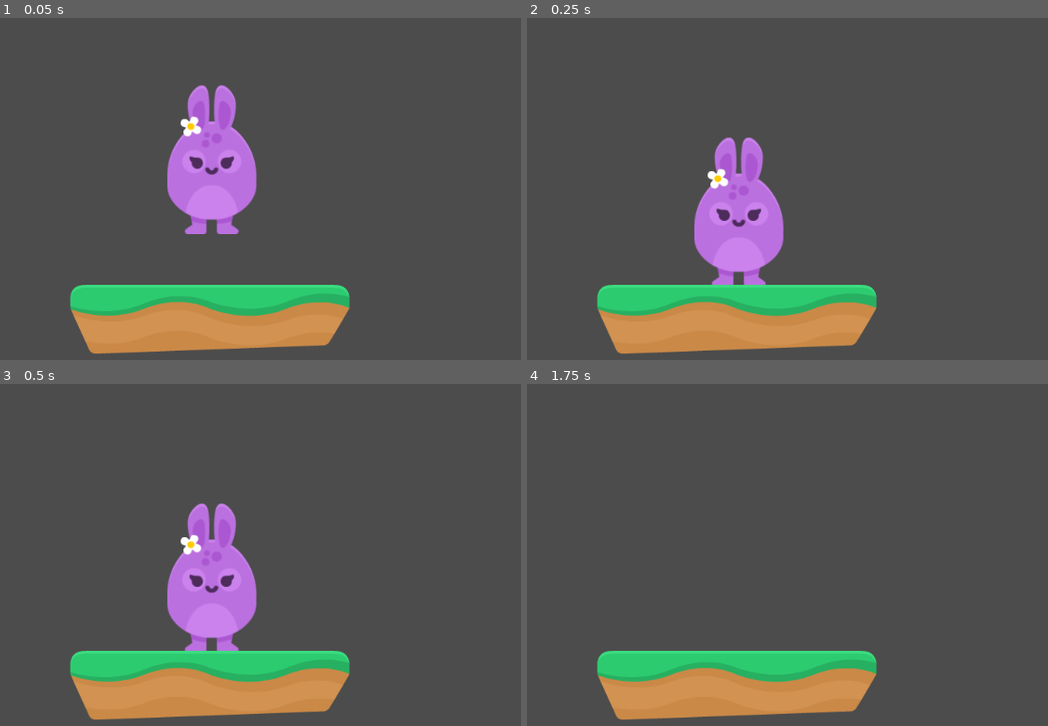
Above: before the commit, frames 1-4 (two rows, left to right).
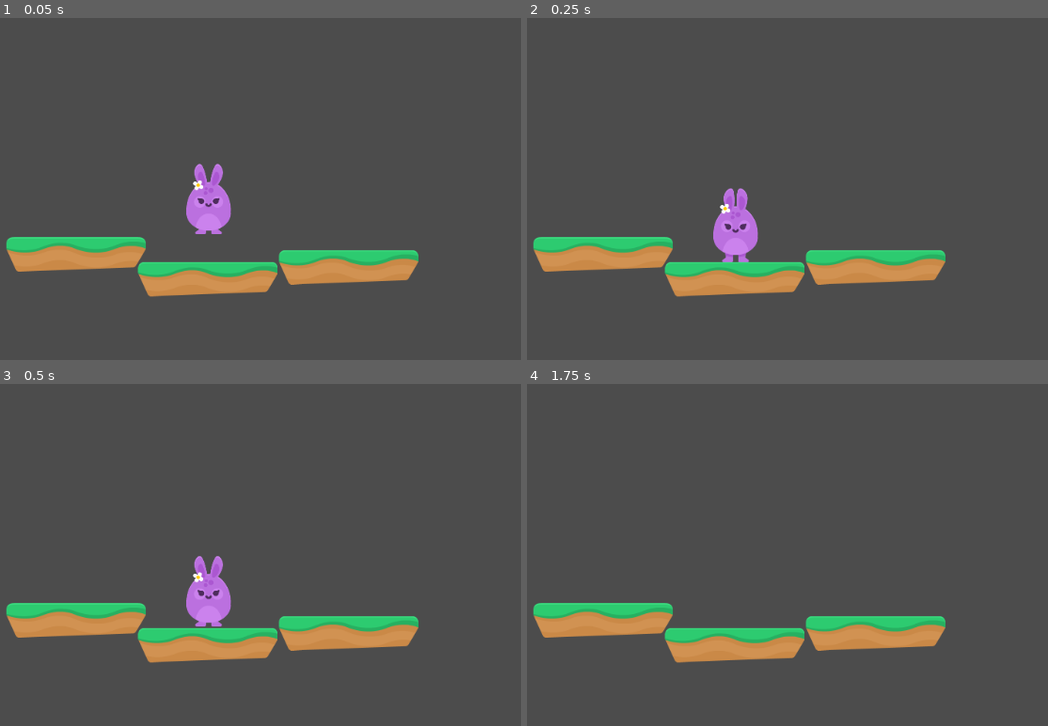
Above: after the commit, the same moments.

Repository: akulkarni3472/DiscoveringGodot
Game: Godot game, scene res://Levels/Level1.tscn
Two runs of this game, one before a commit and one after it. Both use one fixed random seed, a clock stepped at 60 frames per second and the inputs below.
Inputs:
- Up to frame 1 (0.05 s): no input
- Up to frame 2 (0.25 s): no input
- Up to frame 3 (0.5 s): no input
- Up to frame 4 (1.75 s): hold W (jump) 0.53-1.28 s; hold D (right) from 0.53 s (still down); tap W (jump) at 1.35, 1.52 s

The runs differ from the first frame. In frame 1, 21% of the frame differs, in the area x 1-81%, y 19-99%; in frame 2, 20%; in frame 3, 20%; in frame 4, 16%.

Commit message:
Added animation

Diff:
--- a/2HoppyDays/Levels/Level1.tscn
+++ b/2HoppyDays/Levels/Level1.tscn
@@ -11,7 +11,8 @@
 
 [node name="Player" parent="." instance=ExtResource( 1 )]
 position = Vector2( 519, 173 )
-jump_speed = 2000
+move_speed = 1500
+jump_speed = 3000
 
 [node name="Floor" type="StaticBody2D" parent="."]
 position = Vector2( 516, 411 )
@@ -27,3 +28,38 @@
 position = Vector2( 0, -29 )
 rotation = -1.5708
 shape = SubResource( 1 )
+
+[node name="Floor2" type="StaticBody2D" parent="."]
+position = Vector2( 157, 344 )
+__meta__ = {
+"_edit_group_": true
+}
+
+[node name="Sprite" type="Sprite" parent="Floor2"]
+texture = ExtResource( 2 )
+
+[node name="CollisionShape2D" type="CollisionShape2D" parent="Floor2"]
+visible = false
+position = Vector2( 0, -29 )
+rotation = -1.5708
+shape = SubResource( 1 )
+
+[node name="Floor3" type="StaticBody2D" parent="."]
+position = Vector2( 899, 379 )
+__meta__ = {
+"_edit_group_": true
+}
+
+[node name="Sprite" type="Sprite" parent="Floor3"]
+texture = ExtResource( 2 )
+
+[node name="CollisionShape2D" type="CollisionShape2D" parent="Floor3"]
+visible = false
+position = Vector2( 0, -29 )
+rotation = -1.5708
+shape = SubResource( 1 )
+
+[node name="Camera2D" type="Camera2D" parent="."]
+position = Vector2( 513, 299 )
+current = true
+zoom = Vector2( 2, 2 )
--- a/2HoppyDays/Player.gd
+++ b/2HoppyDays/Player.gd
@@ -1,27 +1,28 @@
 extends KinematicBody2D
 
 var motion = Vector2(0, 0)
-const SPEED = 500
-const GRAVITY = 200
+export var move_speed = 500
+export var gravity = 200
 const UP = Vector2(0, -1)
 export var  jump_speed = 1000
 
 func _physics_process(delta):
 	apply_gravity()
 	jump()
+	animate()
 	move()
 
 func apply_gravity():
 	if not is_on_floor():
-		motion.y += GRAVITY
+		motion.y += gravity
 	else:
 		motion.y = 0
 
 func move():
 	if Input.is_action_pressed("left") and not Input.is_action_pressed("right"):
-		motion.x = -SPEED
+		motion.x = -move_speed
 	elif Input.is_action_pressed("right") and not Input.is_action_pressed("left"):
-		motion.x = SPEED
+		motion.x = move_speed
 	else:
 		motion.x = 0
 	move_and_slide(motion, UP)
@@ -29,3 +30,15 @@
 func jump():
 	if Input.is_action_pressed("jump") and is_on_floor():
 		motion.y -= jump_speed
+
+func animate():
+	if motion.y < 0:
+		$AnimatedSprite.play("Jump")
+	elif motion.x < 0:
+		$AnimatedSprite.play("Walk")
+		$AnimatedSprite.set_flip_h(true)
+	elif motion.x > 0:
+		$AnimatedSprite.play("Walk")
+		$AnimatedSprite.set_flip_h(false)
+	else:
+		$AnimatedSprite.play("Idle")
--- a/2HoppyDays/Player.tscn
+++ b/2HoppyDays/Player.tscn
@@ -1,7 +1,29 @@
-[gd_scene load_steps=4 format=2]
+[gd_scene load_steps=9 format=2]
 
 [ext_resource path="res://GFX/Players/bunny2_stand.png" type="Texture" id=1]
 [ext_resource path="res://Player.gd" type="Script" id=2]
+[ext_resource path="res://GFX/Players/bunny2_ready.png" type="Texture" id=3]
+[ext_resource path="res://GFX/Players/bunny2_walk1.png" type="Texture" id=4]
+[ext_resource path="res://GFX/Players/bunny2_jump.png" type="Texture" id=5]
+[ext_resource path="res://GFX/Players/bunny2_walk2.png" type="Texture" id=6]
+
+[sub_resource type="SpriteFrames" id=2]
+animations = [ {
+"frames": [ ExtResource( 3 ), ExtResource( 1 ) ],
+"loop": true,
+"name": "Idle",
+"speed": 5.0
+}, {
+"frames": [ ExtResource( 5 ) ],
+"loop": true,
+"name": "Jump",
+"speed": 5.0
+}, {
+"frames": [ ExtResource( 4 ), ExtResource( 6 ) ],
+"loop": true,
+"name": "Walk",
+"speed": 5.0
+} ]
 
 [sub_resource type="CapsuleShape2D" id=1]
 radius = 11.0
@@ -11,14 +33,14 @@
 position = Vector2( 512, 256 )
 scale = Vector2( 5.76203, 5.76203 )
 script = ExtResource( 2 )
-__meta__ = {
-"_edit_group_": true
-}
 
-[node name="Sprite" type="Sprite" parent="."]
-scale = Vector2( 0.17562, 0.17562 )
-texture = ExtResource( 1 )
+[node name="AnimatedSprite" type="AnimatedSprite" parent="."]
+position = Vector2( -0.173553, 0 )
+scale = Vector2( 0.174358, 0.174358 )
+frames = SubResource( 2 )
+animation = "Walk"
 
 [node name="CollisionShape2D" type="CollisionShape2D" parent="."]
 visible = false
+scale = Vector2( 1, 1 )
 shape = SubResource( 1 )
